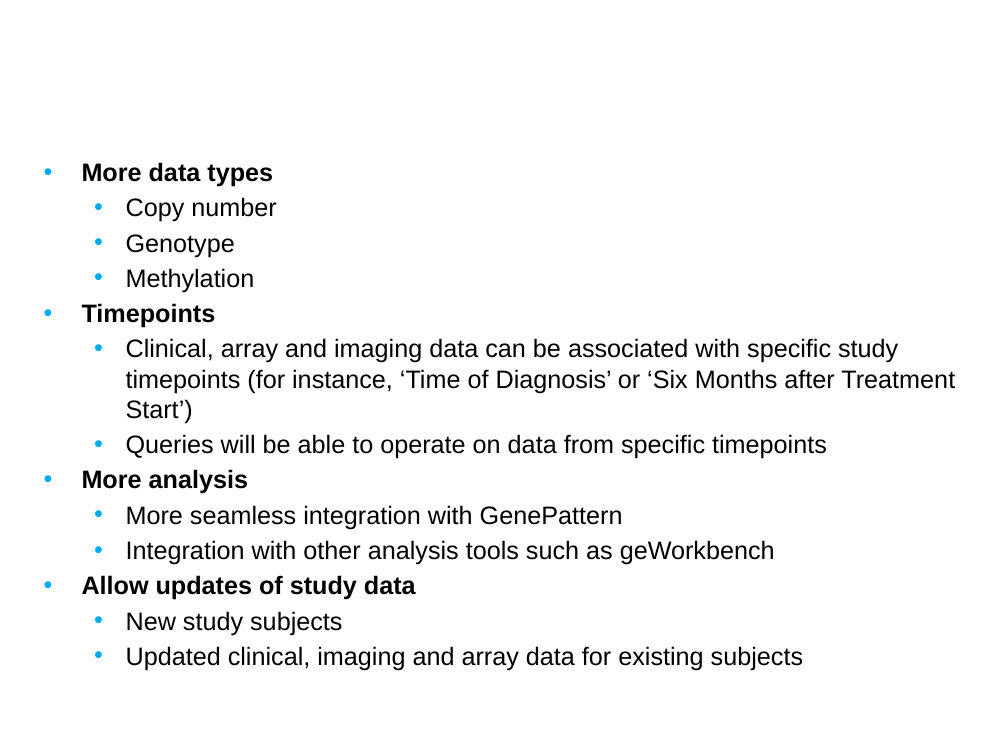
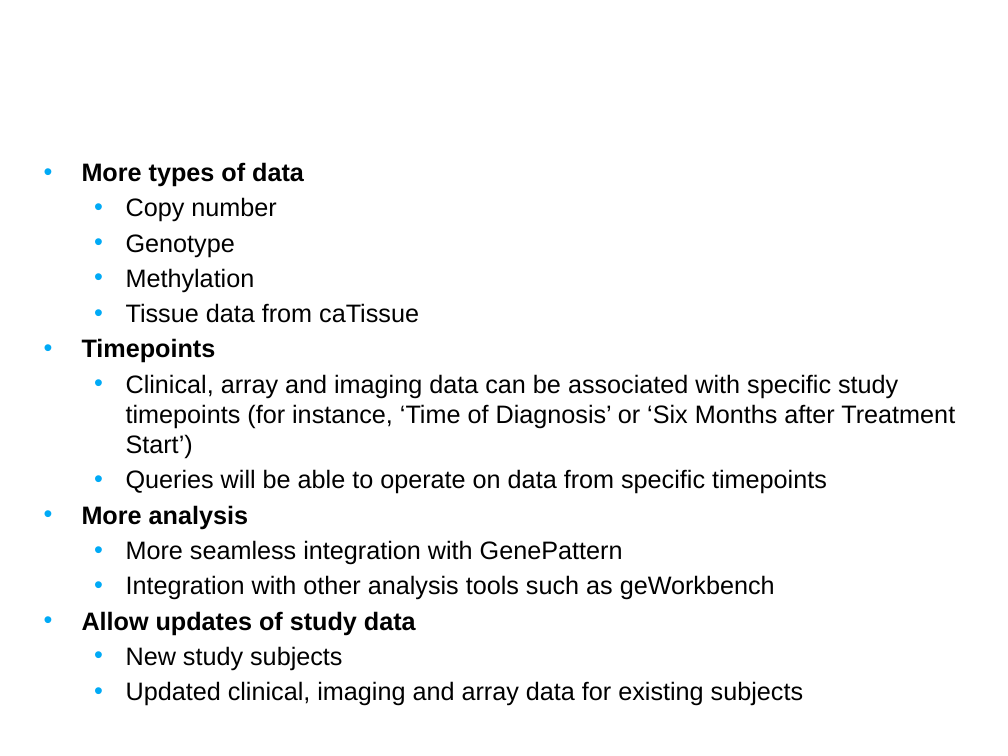
Before and after one commit to NCIP/caintegrator, a slide deck: slide 7 of docs/project_management/external_meetings/Pre Alpha Release Intro Slides.pptx. Drawn at 1008x756 pixels with LibreOffice and Linux fonts; fonts in the diff are those of the drawing; background and template pictures are left out. Boxes give left, top, right and bottom in pixels: in the first picture for what was removed or moved away, otherwise in the second. Text is boxed around its words. In the diff, an @@ line names an element or a change of style, - is before the commit and + after.

```diff
--- a/docs/project_management/external_meetings/Pre Alpha Release Intro Slides.pptx
+++ b/docs/project_management/external_meetings/Pre Alpha Release Intro Slides.pptx
@@ text at (82,162,304,187): text changed @@
-• More data types
+• More types of data
@@ text at (126,303,419,323): paragraph added @@
+  • Tissue data from caTissue
```
Also in this commit, not shown: 1 other file.
